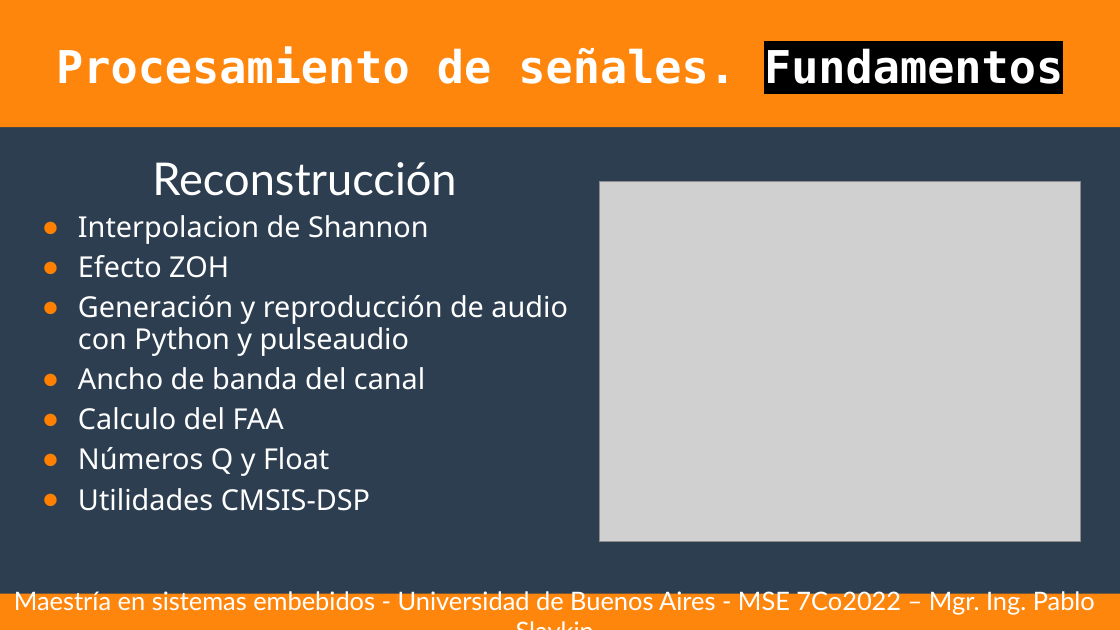
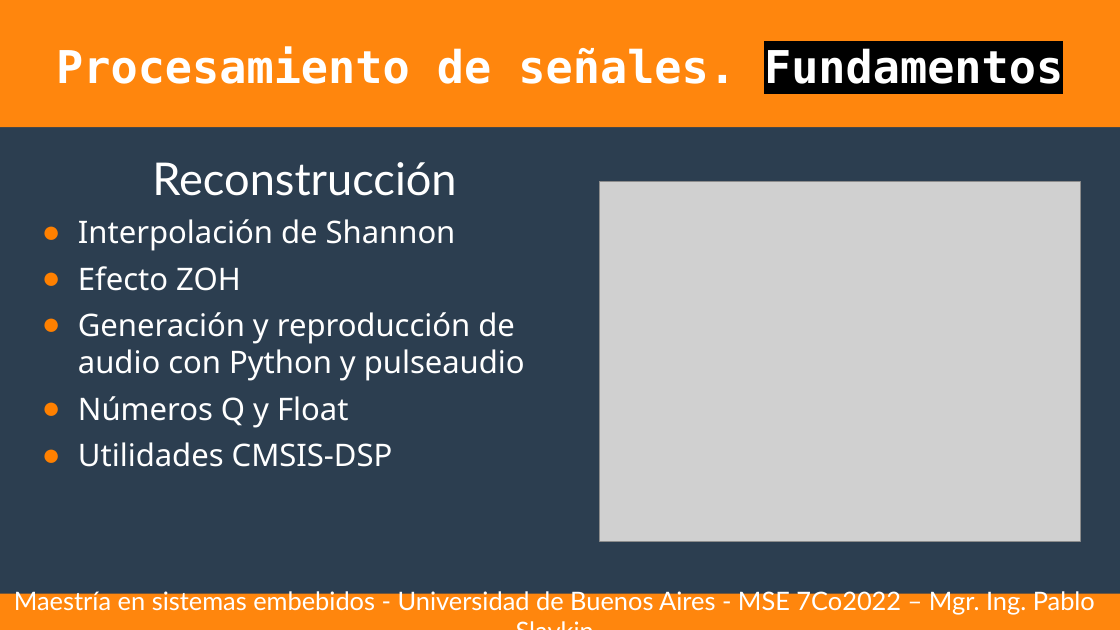
Before and after one commit to pslavkin/psf_2022, a slide deck: slide 1 of clases/2_clase/2_clase.odp. Drawn at 1120x630 pixels with LibreOffice and Linux fonts; fonts in the diff are those of the drawing; grey boxes stand for pictures. Boxes give left, top, right and bottom in pixels: in the first picture for what was removed or moved away, otherwise in the second. Text is boxed around its words. In the diff, an @@ line names an element or a change of style, - is before the commit and + after.

```diff
--- a/clases/2_clase/2_clase.odp
+++ b/clases/2_clase/2_clase.odp
@@ text at (x1=78, y1=219, x2=456, y2=251): text changed; size 20.4 to 22 pt @@
-● Interpolacion de Shannon
+● Interpolación de Shannon
@@ text at (x1=78, y1=266, x2=525, y2=467): size 20.4 to 22 pt in "Efecto ZOH", "Generación y reproducción de audio con Python ...", "Números Q y Float", "Utilidades CMSIS-DSP"; line spacing 0.9 to 1 @@
@@ text at (x1=78, y1=367, x2=425, y2=430): paragraphs removed @@
-● Ancho de banda del canal
-● Calculo del FAA
```
Also in this commit, not shown: 4 other slides changed, 1 slide added, 1 slide removed, 12 other files.
